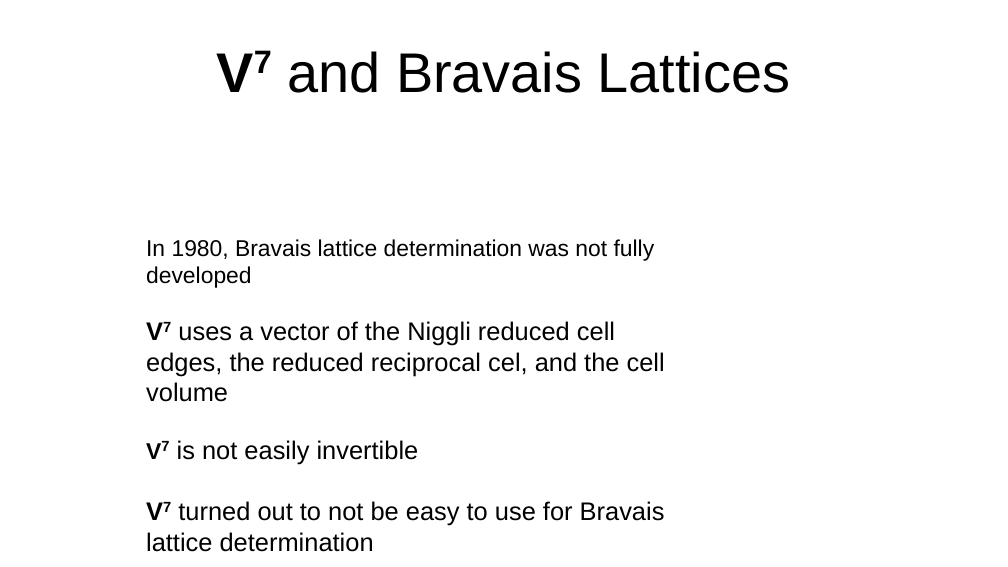
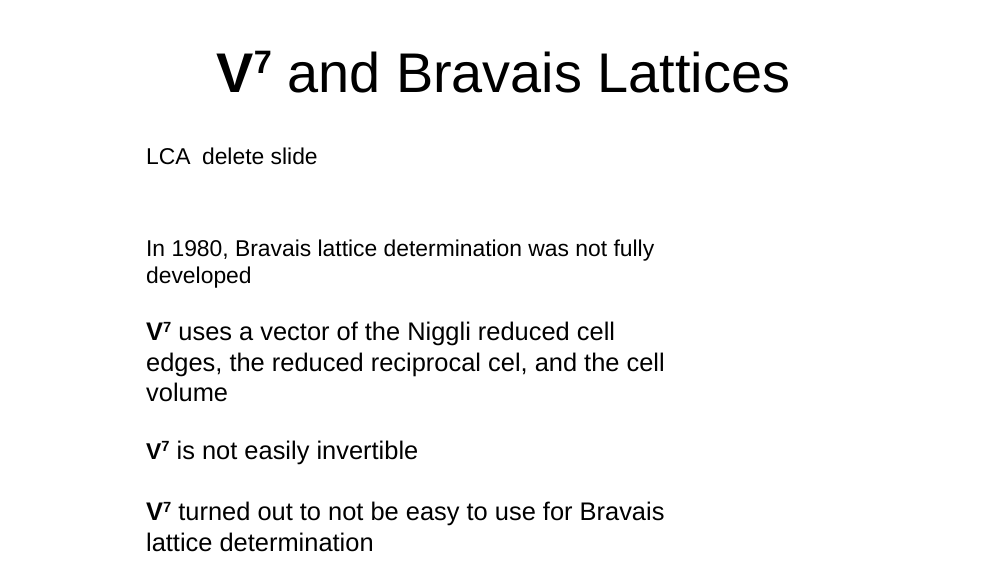
Before and after one commit to duck10/pubs, a slide deck: slide 10 of Meetings/Denver_2024/Denver-2024.pptx. Drawn at 1008x567 pixels with LibreOffice and Linux fonts; fonts in the diff are those of the drawing. Boxes give left, top, right and bottom in pixels: in the first picture for what was removed or moved away, otherwise in the second. Text is boxed around its words. In the diff, an @@ line names an element or a change of style, - is before the commit and + after.

```diff
--- a/Meetings/Denver_2024/Denver-2024.pptx
+++ b/Meetings/Denver_2024/Denver-2024.pptx
@@ text added at bbox=[146, 147, 318, 165], 18 pt, text #000000 @@
+LCA delete slide
```
Also in this commit, not shown: 4 other slides changed, 3 other files.
